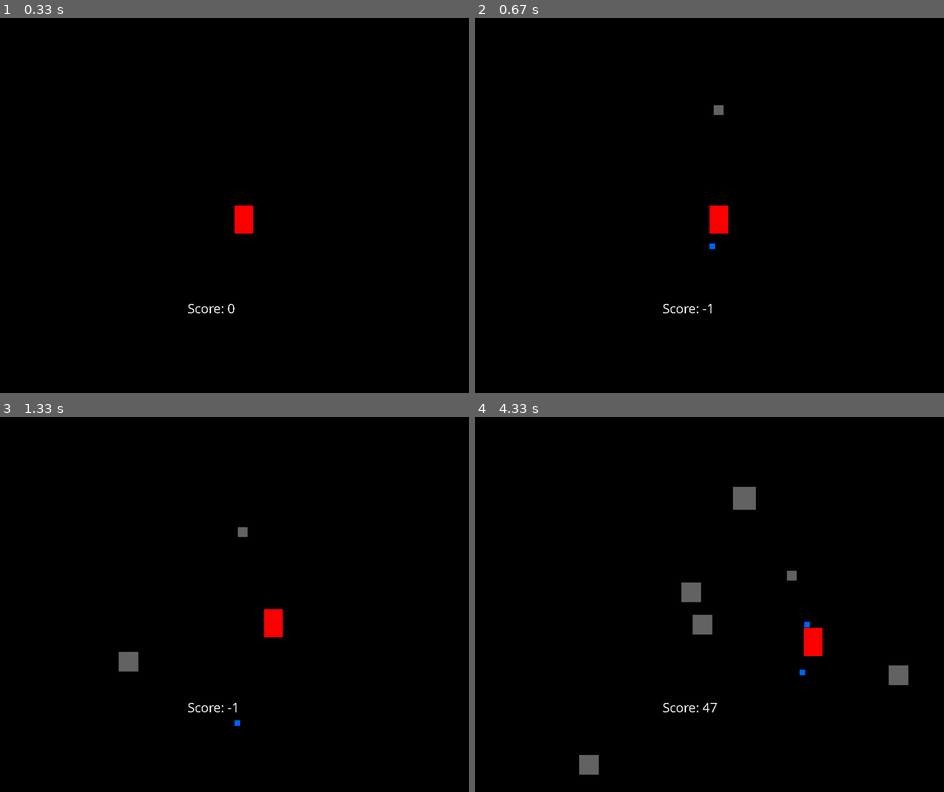
Above: before the commit, frames 1-4 (two rows, left to right).
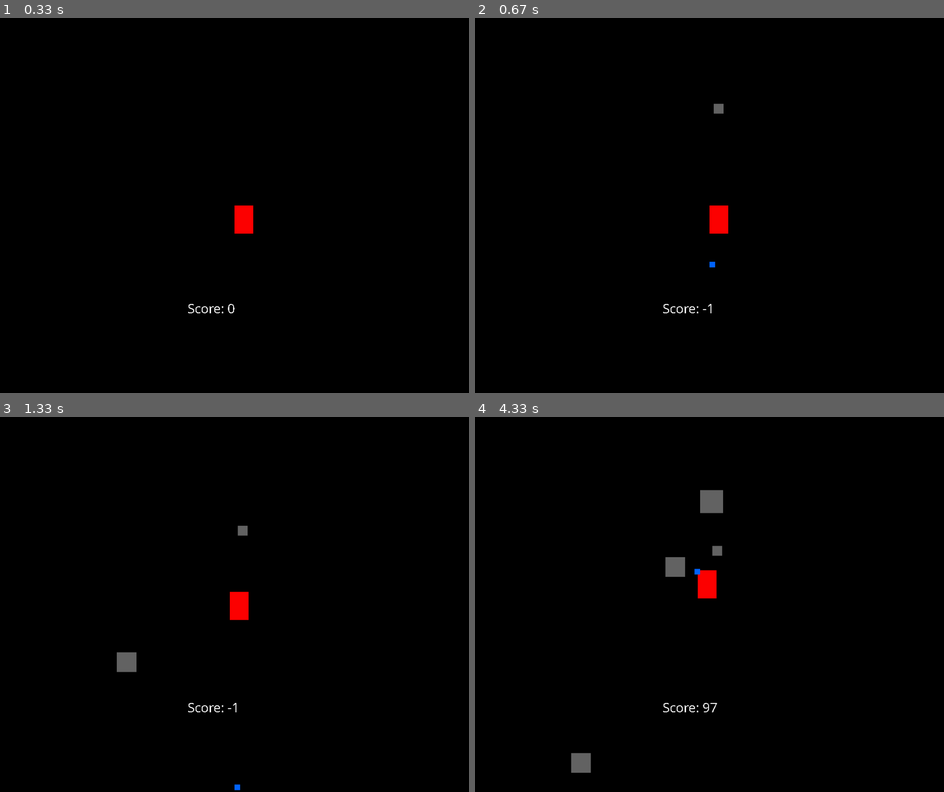
Above: after the commit, the same moments.

Repository: justinba1010/pygames
Game: pygame game, started from asteroids/main.py
Two runs of this game, one before a commit and one after it. Both use one fixed random seed, a clock stepped at 60 frames per second and the inputs below.
Inputs:
- Up to frame 1 (0.33 s): no input
- Up to frame 2 (0.67 s): tap Space at 0.33 s
- Up to frame 3 (1.33 s): hold Right 0.67-1.13 s; hold Up from 1.17 s (still down)
- Up to frame 4 (4.33 s): release Up at 1.63 s; hold Left 2.17-2.7 s; hold Down 2.73-3.03 s; hold Up 3.5-3.87 s; hold Right from 3.9 s (still down); tap Space at 3.97, 4.27 s

Frame 1 is identical in both runs. In frame 2, less than 0.1% of the frame differs, in the area x 50-53%, y 22-67%; in frame 3, 0.7%; in frame 4, 2.5%, in the area x 20-93%, y 18-96%.

Commit message:
Fix crashing

Diff:
--- a/asteroids/Missile.py
+++ b/asteroids/Missile.py
@@ -2,7 +2,7 @@
 from PhysicsObject import PhysicsObject
 
 class Missile(PhysicsObject):
-    def __init__(self, window, playercoords, playerangle, speed = 250):
+    def __init__(self, window, playercoords, playerangle, speed = 400):
         PhysicsObject.__init__(self, window, (0, 100, 255))
         self.velocity = self.get_vector(playerangle)
         self.x = playercoords[0]
--- a/asteroids/PhysicsObject.py
+++ b/asteroids/PhysicsObject.py
@@ -50,7 +50,7 @@
         self.y %= screen_height
     def update(self):
         # Check Jump state
-        ticks = (pygame.time.get_ticks() - self.last_time)/1000
+        ticks = (pygame.time.get_ticks() - self.last_time)/1000.0
         self.last_time = pygame.time.get_ticks()
         self.x += self.velocity[0]*ticks
         self.y += self.velocity[1]*ticks
--- a/asteroids/Player.py
+++ b/asteroids/Player.py
@@ -2,7 +2,7 @@
 
 from PhysicsObject import PhysicsObject
 
-kSpeed = 2
+kSpeed = 4
 
 class Player(PhysicsObject):
     def __init__(self, window, x, y):
@@ -12,10 +12,10 @@
         self.velocity = (0,0)
         self.angle = 0
     def left(self):
-        self.angle += 3
+        self.angle += 7
         self.angle %= 360
     def right(self):
-        self.angle -= 3
+        self.angle -= 7
         self.angle %= 360
     def up(self):
         vector = self.get_vector()
--- a/asteroids/main.py
+++ b/asteroids/main.py
@@ -7,6 +7,6 @@
 game = Game()
 
 while game.play:
-    pygame.time.wait(5)
+    pygame.time.wait(20)
     game.display()
     game.update()
